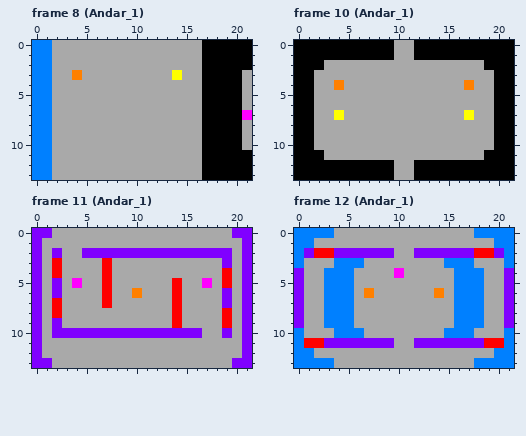
One commit to this pixel-art file: Machine Learn/Geração_Rooms/spr_rooms/spr_salas_01.aseprite. The picture above is the old version.
22x14 pixels, 45 frames. Shown: frame 8 (Andar_1), frame 10 (Andar_1), frame 11 (Andar_1), frame 12 (Andar_1). The commit also changed other frames, which this record leaves out.
New version:
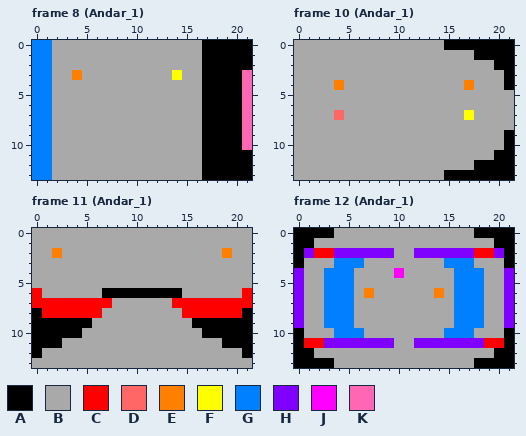
Palette (. is transparent): A #000000  B #a9a9a9  C #ff0000  D #ff6666  E #ff8000  F #ffff00  G #0080ff  H #8000ff  J #ff00ff  K #ff66b3
Change:
Frame 8 (Andar_1):
The author changed colour B to colour K in rows 3 to 6 at x 21; in rows 8 to 10 at x 21.
The author changed colour J to colour K in row 7 at x 21.
Frame 10 (Andar_1):
The author changed colour A to colour B in row 0 at x 0 to 9 and 12 to 14; in row 1 at x 0 to 9 and 12 to 17; in row 2 at x 0 to 2 and 19; in rows 3 to 4 at x 0 to 1 and 20; in rows 5 to 8 at x 0 to 1 and 20 to 21; in rows 9 to 10 at x 0 to 1 and 20.
The author changed colour A to colour B in row 11 at x 0 to 2 and 19; in row 12 at x 0 to 9 and 12 to 17; in row 13 at x 0 to 9 and 12 to 14.
The author changed colour F to colour D in row 7 at x 4.
Frame 11 (Andar_1):
The author changed colour B to colour A in row 6 at x 8 to 9 and 11 to 13; in row 9 at x 1, 3 to 5, 16 to 18 and 20; in row 10 at x 1, 17 to 18 and 20; in row 11 at x 1 to 2 and 19 to 20.
The author changed colour C to colour A in row 6 at x 7 and 14; in row 9 at x 19.
The author changed colour E to colour A in row 6 at x 10.
The author changed colour H to colour A in row 8 at x 0 and 21; in row 9 at x 0, 2 and 21; in row 10 at x 0, 2 to 4, 19 and 21; in rows 11 to 12 at x 0 and 21.
The author changed colour C to colour B in row 3 at x 2 and 7; in row 4 at x 2, 7 and 19; in row 5 at x 7, 14 and 19; in rows 8 to 9 at x 14.
The author changed colour H to colour B in row 0 at x 0 to 1 and 20 to 21; in row 1 at x 0 and 21; in row 2 at x 0, 5 to 18 and 21; in row 3 at x 0, 19 and 21; in row 4 at x 0 and 21; in row 5 at x 0, 2 and 21.
The author changed colour H to colour B in row 6 at x 2 and 19; in row 10 at x 5 to 16; in row 13 at x 0 to 1 and 20 to 21.
The author changed colour J to colour B in row 5 at x 4 and 17.
The author changed colour B to colour C in rows 7 to 8 at x 1, 3 to 6, 15 to 18 and 20.
The author changed colour H to colour C in row 6 at x 0 and 21; in row 7 at x 0, 19 and 21.
The author changed colour H to colour E in row 2 at x 2 and 19.
Frame 12 (Andar_1):
The author changed colour G to colour A in row 0 at x 0 to 3 and 18 to 21; in row 1 at x 0 to 1 and 20 to 21; in rows 2 to 3 at x 0 and 21; in rows 10 to 11 at x 0 and 21; in row 12 at x 0 to 1 and 20 to 21; in row 13 at x 0 to 3 and 18 to 21.
Changed places in both pictures, as pixel boxes (x1, y1, x2, y2):
changed: (242, 70, 252, 150)
changed: (294, 40, 514, 180)
changed: (32, 228, 252, 368)
changed: (294, 228, 334, 268)
changed: (474, 228, 514, 268)
changed: (294, 328, 334, 368)
changed: (474, 328, 514, 368)
